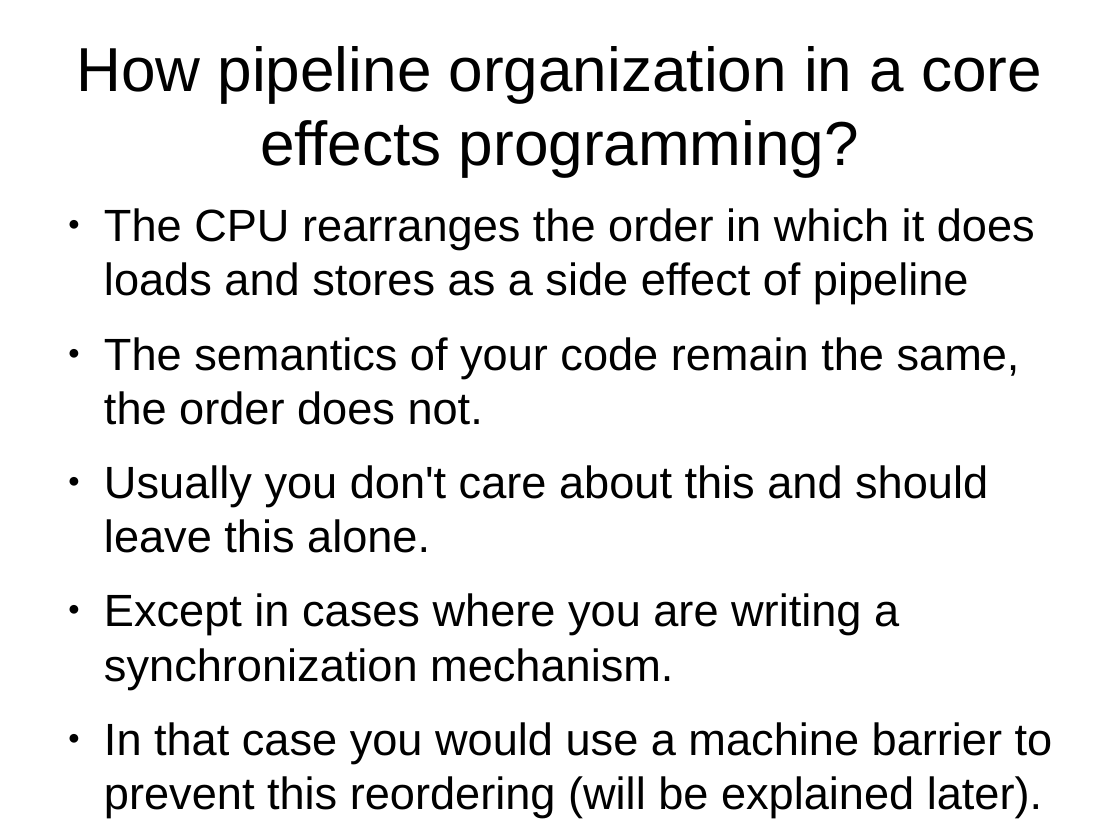
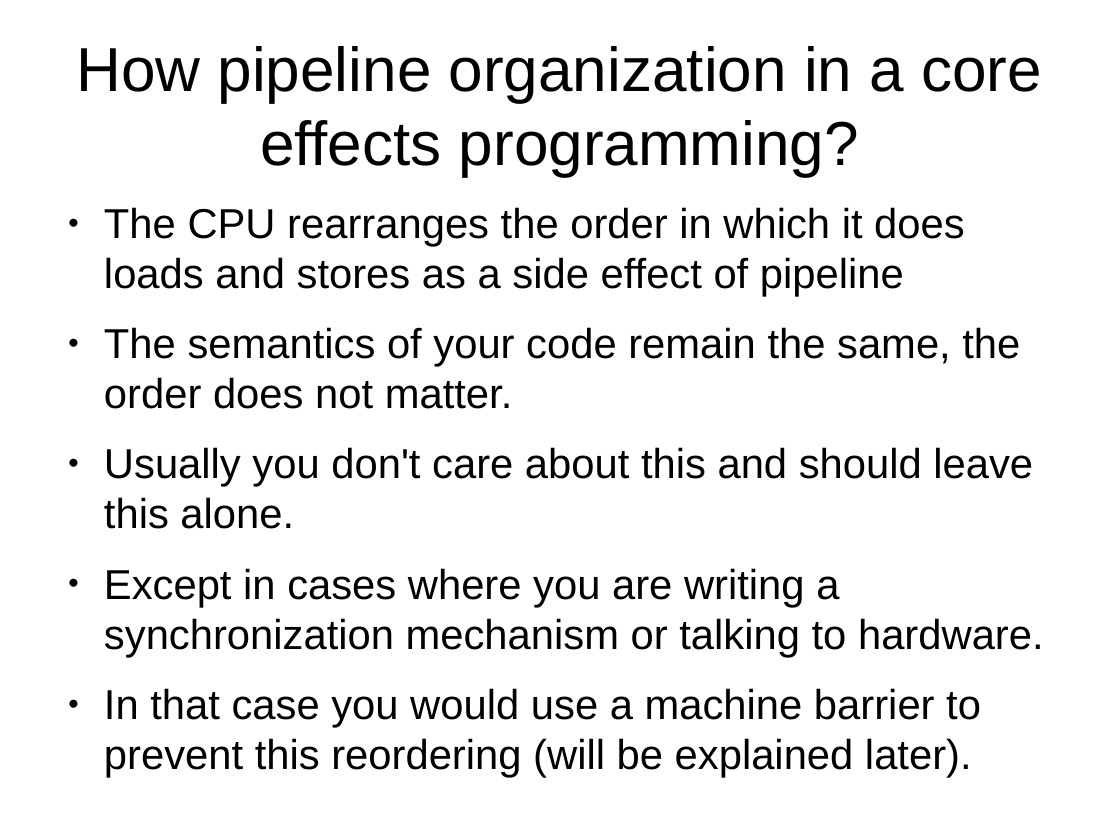
Before and after one commit to veltzer/demos-linux, a slide deck: slide 23 of doc/odp/multicore.odp. Drawn at 1120x840 pixels with LibreOffice and Linux fonts; fonts in the diff are those of the drawing. Boxes give left, top, right and bottom in pixels: in the first picture for what was removed or moved away, otherwise in the second. Text is boxed around its words. In the diff, an @@ line names an element or a change of style, - is before the commit and + after.

```diff
--- a/doc/odp/multicore.odp
+++ b/doc/odp/multicore.odp
@@ text at bbox=[104, 207, 1033, 770]: size 32 to 29.6 pt in "The CPU rearranges the order in which ...", "Usually you don't care about this and ...", "In that case you would use a ..." @@
@@ text at bbox=[104, 327, 1020, 409]: text changed; size 32 to 29.6 pt @@
-● The semantics of your code remain the same, the order does not.
+● The semantics of your code remain the same, the order does not matter.
@@ text at bbox=[104, 568, 1044, 657]: text changed; size 32 to 29.6 pt @@
-● Except in cases where you are writing a synchronization mechanism.
+● Except in cases where you are writing a synchronization mechanism or talking to hardware.
```
Also in this commit, not shown: 2 other slides changed, 1 slide added, 7 other files.
